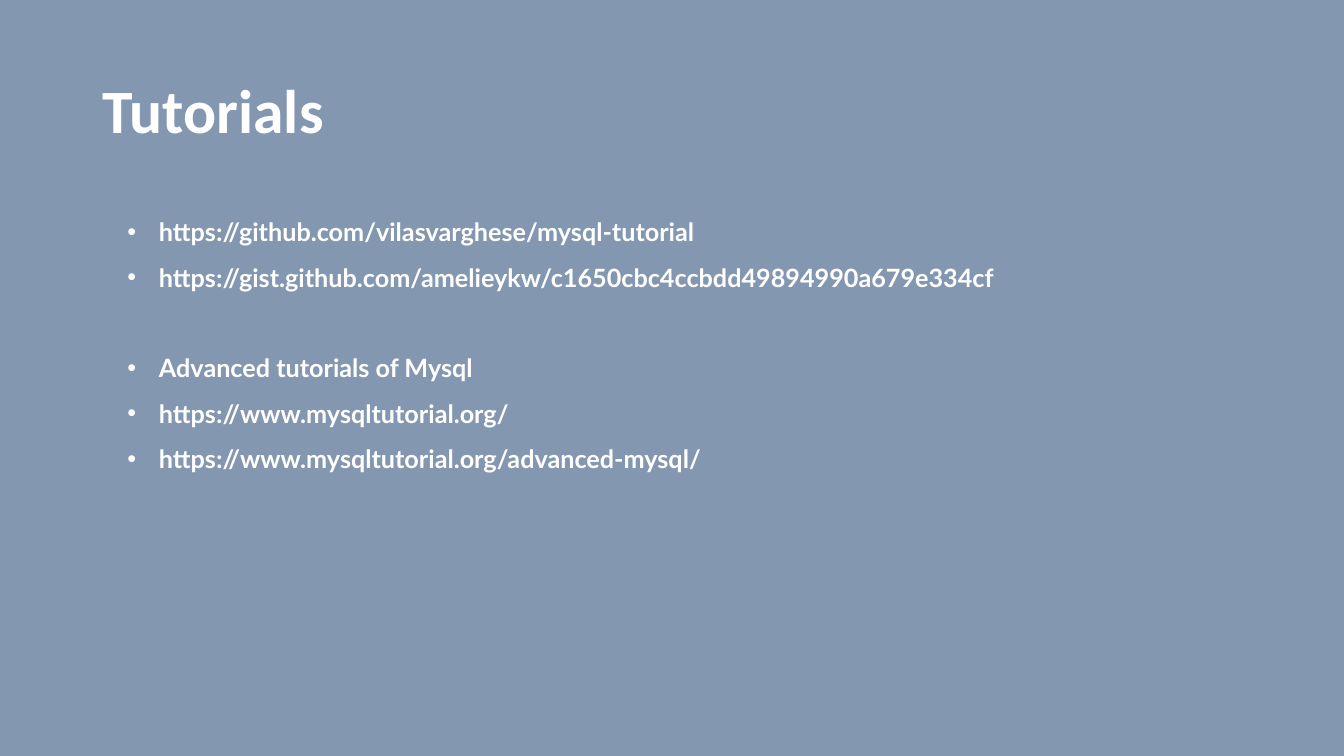
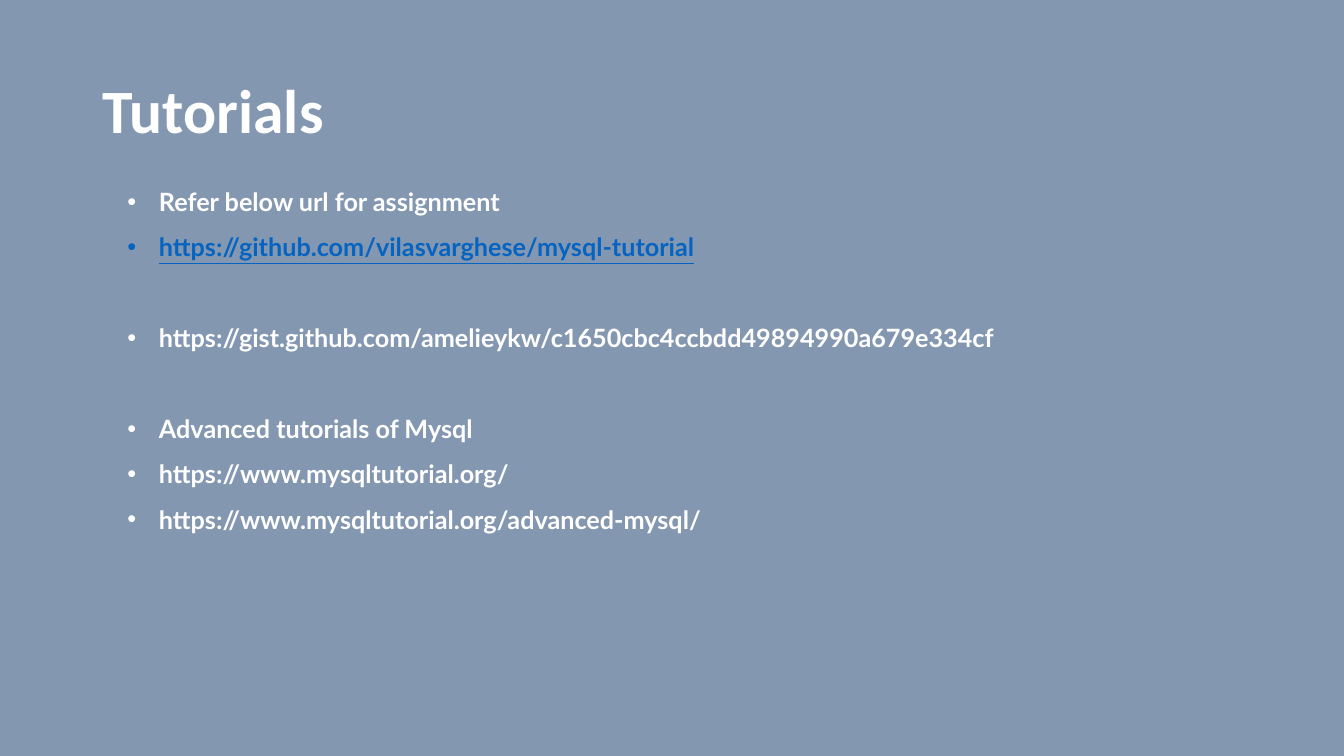
Before and after one commit to vilasvarghese/freshers, a slide deck: slide 31 of Lowes/FreshersDay2.pptx. Drawn at 1344x756 pixels with LibreOffice and Linux fonts; fonts in the diff are those of the drawing. Boxes give left, top, right and bottom in pixels: in the first picture for what was removed or moved away, otherwise in the second. Text is boxed around its words. In the diff, an @@ line names an element or a change of style, - is before the commit and + after.

```diff
--- a/Lowes/FreshersDay2.pptx
+++ b/Lowes/FreshersDay2.pptx
@@ text at (159, 192, 500, 216): paragraph added @@
+• Refer below url for assignment
@@ text at (159, 237, 694, 261): text colour #FFFFFF to #0563C1, underline on in "https://github.com/vilasvarghese/mysql-tutorial" @@
```
Also in this commit, not shown: 3 other slides changed, 12 slides added, 59 slides removed, 5 other files.
